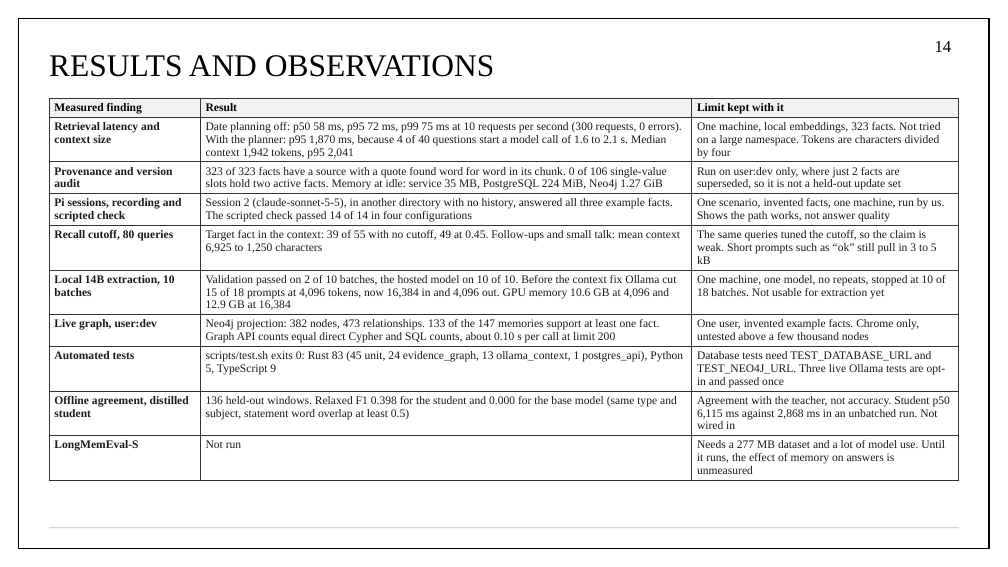
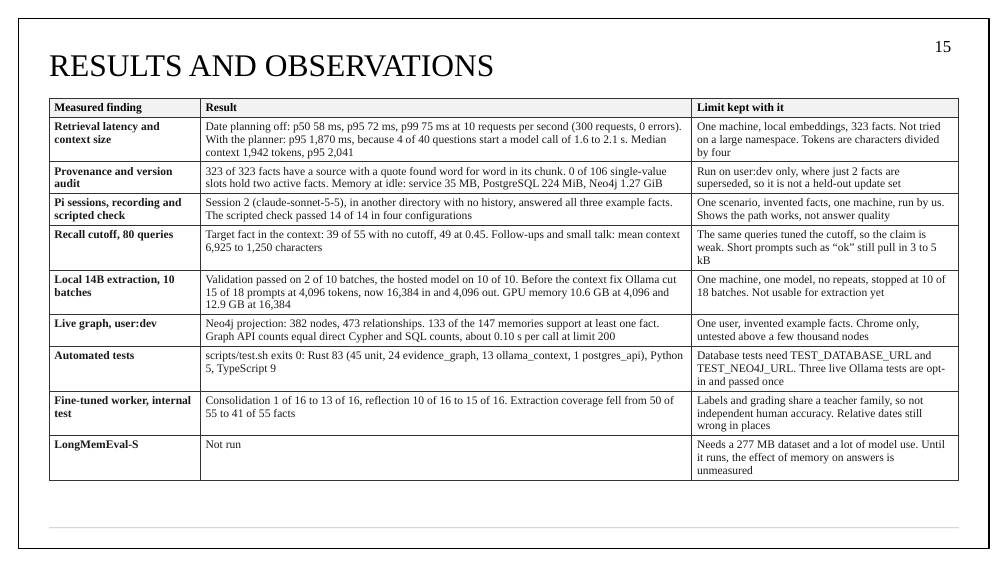
Before and after one commit to aryaniyaps/sdp-2026, a slide deck: slide 15 of P1_R2_13.pptx (slide 14 before the commit). Drawn at 1008x567 pixels with LibreOffice and Linux fonts; fonts in the diff are those of the drawing. Boxes give left, top, right and bottom in pixels: in the first picture for what was removed or moved away, otherwise in the second. Text is boxed around its words. In the diff, an @@ line names an element or a change of style, - is before the commit and + after.

Commit message:
Update Second Review deck with worker architecture and benchmark template
Adds the worker architecture slide and a Coding sessions input to the system architecture, updates the fine-tuning slides for the Qwen3-4B worker, and adds a benchmark results table with the pilot status. Benchmark results are not filled in yet.

```diff
--- a/P1_R2_13.pptx
+++ b/P1_R2_13.pptx
@@ page number at [935, 41, 952, 52]: text changed @@
-14
+15
@@ table at [49, 98, 959, 478] @@
-row 9: Offline agreement, distilled student | 136 held-out windows. Relaxed F1 0.398 for the student and 0.000 for the base model (same type and subject, statement word overlap at least 0.5) | Agreement with the teacher, not accuracy. Student p50 6,115 ms against 2,868 ms in an unbatched run. Not wired in
+row 9: Fine-tuned worker, internal test | Consolidation 1 of 16 to 13 of 16, reflection 10 of 16 to 15 of 16. Extraction coverage fell from 50 of 55 to 41 of 55 facts | Labels and grading share a teacher family, so not independent human accuracy. Relative dates still wrong in places
```
Also in this commit, not shown: 9 other slides changed, 2 slides added.
